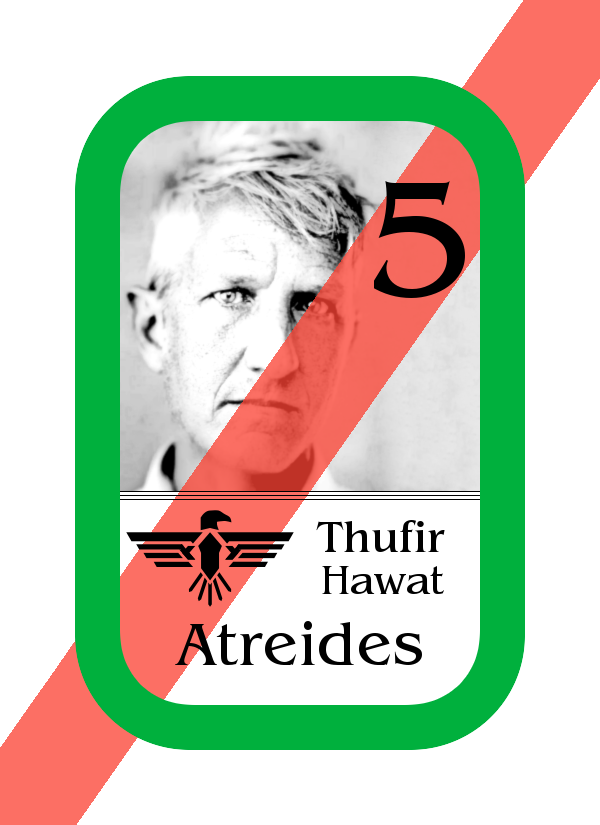
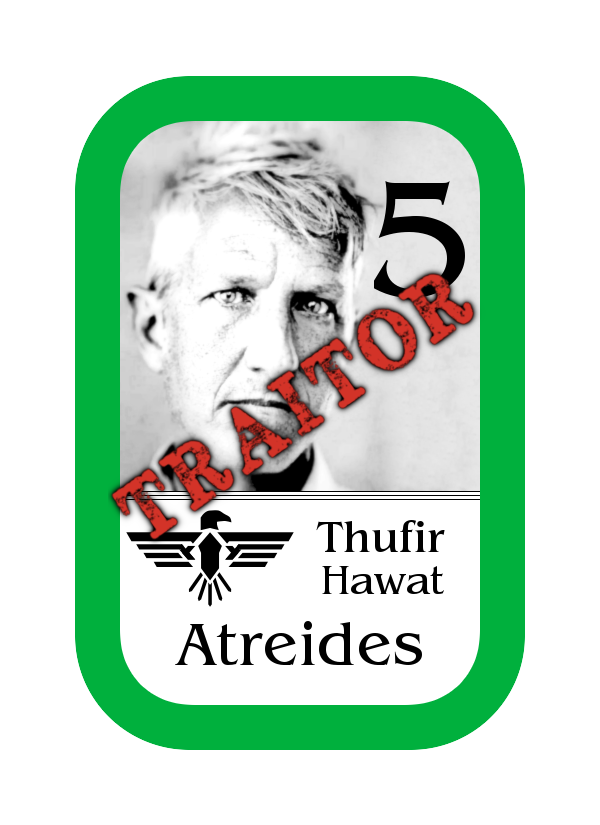
Layer changes from the first 600px x 825px image to the second:
added group "traitor group copy" with 3 layers above "rectangle" over [108,262,482,551]
added layer "TRAITOR rotated" in group "traitor group copy" over [111,272,475,541]
added layer "TRAITOR rotated, shadow #1" in group "traitor group copy" over [108,262,482,551]
hid "Dropped Buffer" over [0,0,600,825]
